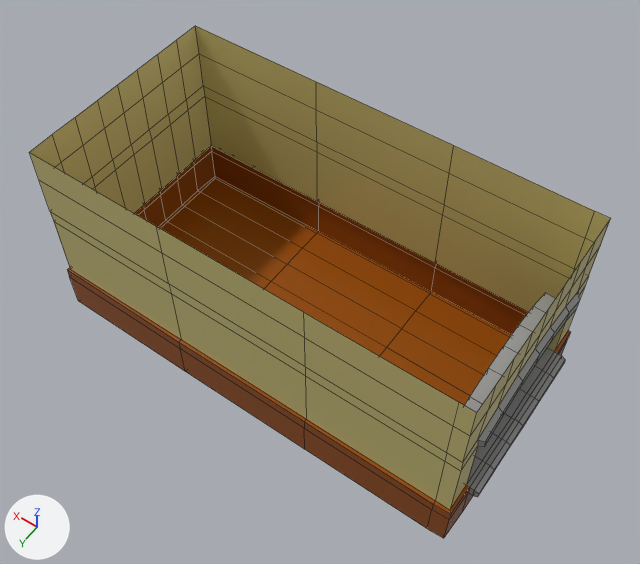
One commit to the FBX model Pre-Production/Art_Files/Maya_Files/FBX/Buildings/Tall_1/Bottom.fbx: the scene before it, then after it.
Camera for both pictures: a 50 mm lens placed at (-1.58, 9.68, 13.59), pointed at (3.79, 2.16, 1.78). Lighting does not change. The marker at lower left points along +X, +Y and +Z. Mesh edges are drawn as thin lines. Where no turn or scale is listed for an object, it has been applied to the vertices.

Names of what the first picture shows: 'TallHouse.024'.
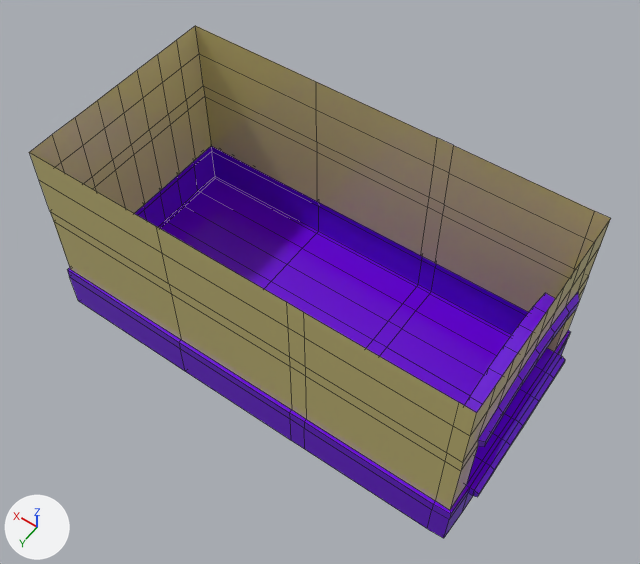
The newer file is also turned or shifted as a whole; pictures and numbers use the older file's frame.

The change, as a list of edits to the scene's bpy script:
```text
Add mat_rest:
    mat_rest = principled_material('Rest')
    mat_rest.base_color = (0.162, 0.0, 0.8)  # purple #7000e7
    mat_rest.roughness = 0.2
Change me_mesh:
    used by ob_tallhouse_024; location = (0.0, 0.0, 0.0)
    remove me_mesh.from_pydata(...)  # 293 vertices, 280 faces; spans x -0.18..8.11, y -0.02..4.11, z 0.0..3.87
    add me_mesh.from_pydata(...)  # 318 vertices, 304 faces; spans x -0.18..8.11, y -0.02..4.11, z 0.0..3.87
    me_mesh part 1
    24 faces are deleted
    25 new vertices lie (0.3, 0.0, 0.0) away from vertices in x 2.71, y -0.02..4.11, z 0.0..3.87
    32 new faces join them, mat_rest (purple #7000e7)
    16 new faces join them, mat_plaster (yellow #d6c981)
    me_mesh part 2: 100 faces spanning x -0.02..8.11, y -0.02..4.11, z 0.0..0.94 switch from mat_brick (brown #9e510d) to mat_rest (purple #7000e7)
    me_mesh part 3: 72 faces spanning x -0.18..0.5, y 0.45..3.64, z 0.72..2.86 switch from mat_stone (grey #9b9b9b) to mat_rest (purple #7000e7)
    remove me_mesh.materials.append(mat_notshown)  # black #000000
```

Pixel boxes [x1, y1, x2, y2] of what changed, in the pictures (640 x 564 px):
part 1 of me_mesh, built on: [156, 82, 454, 449] in both
part 2 of me_mesh, recoloured (brown to purple): [67, 146, 570, 538] in both
part 3 of me_mesh, recoloured (grey to purple): [464, 292, 579, 497] in both
